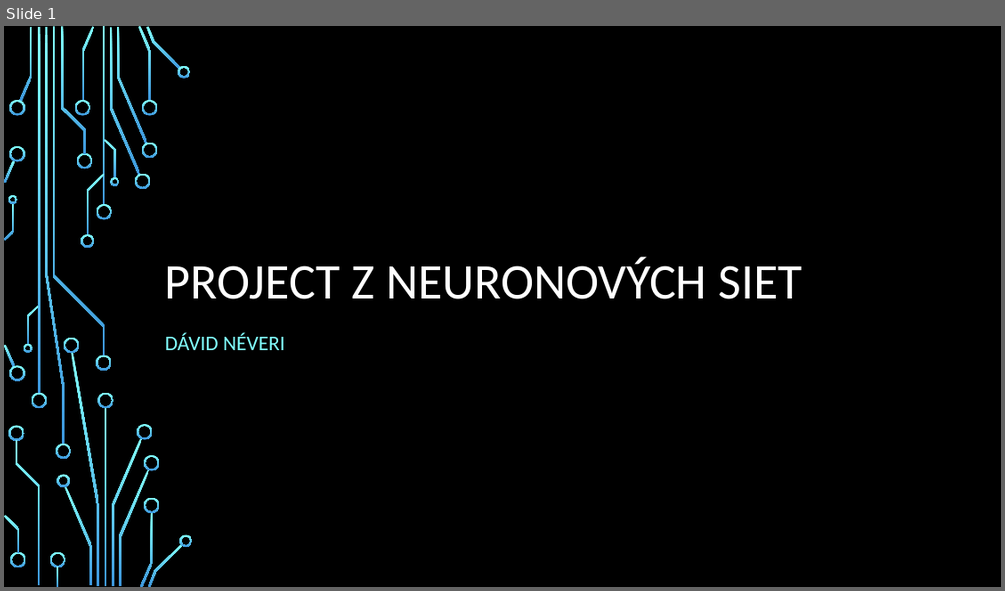
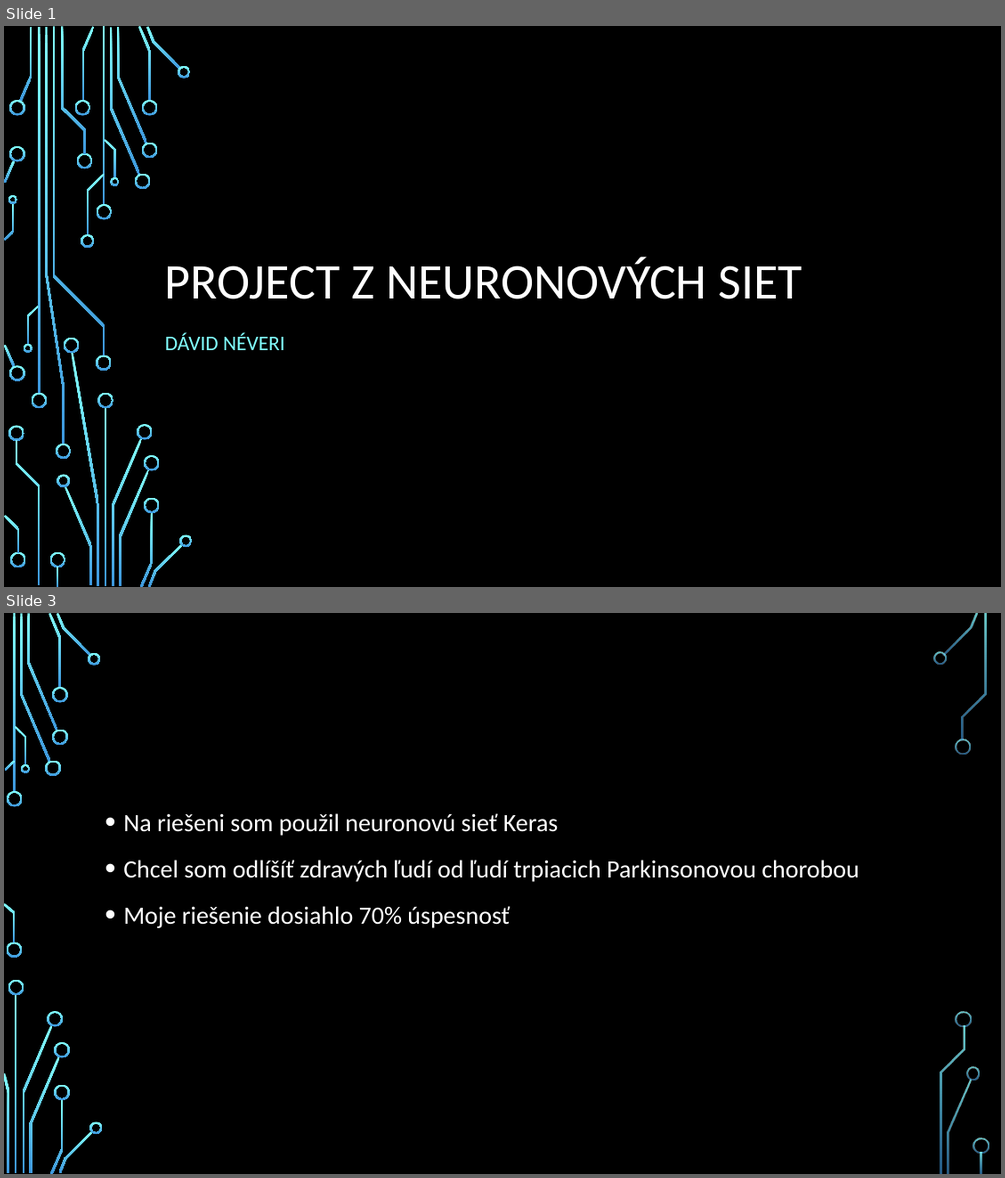
Before and after one commit to georgeob/Neveri_NS2020, a slide deck: Néveri_NS2019.pptx. Shown one above the other, each under a label of ours: slide 1 before the commit, slides 1 and 3 after it; the slides between them are not shown. The pictures are 1005x591 and 1005x1178 pixels, drawn with LibreOffice and Linux fonts; fonts in the diff are those of the drawing; background and template pictures are left out. Boxes give left, top, right and bottom in pixels: in the first picture for what was removed or moved away, otherwise in the second. Text is boxed around its words. In the diff, an @@ line names an element or a change of style, - is before the commit and + after.

```diff
--- a/Néveri_NS2019.pptx
+++ b/Néveri_NS2019.pptx
@@ slide 3 added at box(4, 613, 1001, 1174), background picture (left out) @@
@@ text added at box(123, 813, 859, 928), 24 pt, text #FFFFFF @@
+• Na riešeni som použil neuronovú sieť Keras
+• Chcel som odlíšíť zdravých ľudí od ľudí trpiacich Parkinsonovou chorobou
+• Moje riešenie dosiahlo 70% úspesnosť
@@ group added at box(4, 613, 989, 1174): 33 freeform shapes, 3 rectangles @@
```
Also in this commit, not shown: 13 other slides added, 1 slide removed.
